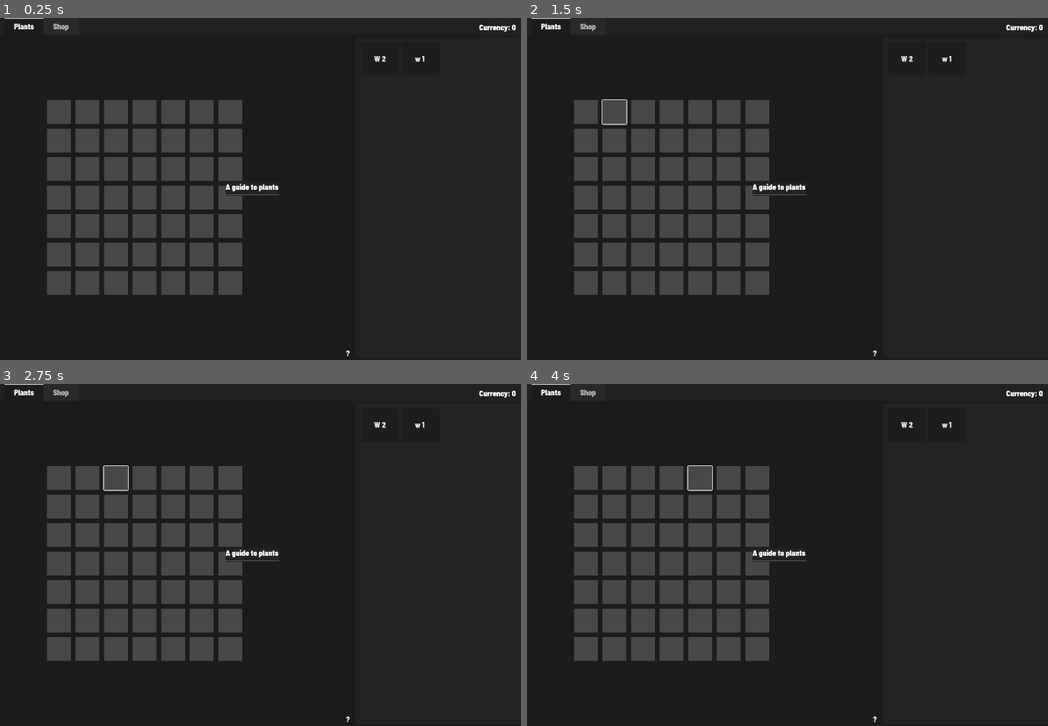
Above: before the commit, frames 1-4 (two rows, left to right).
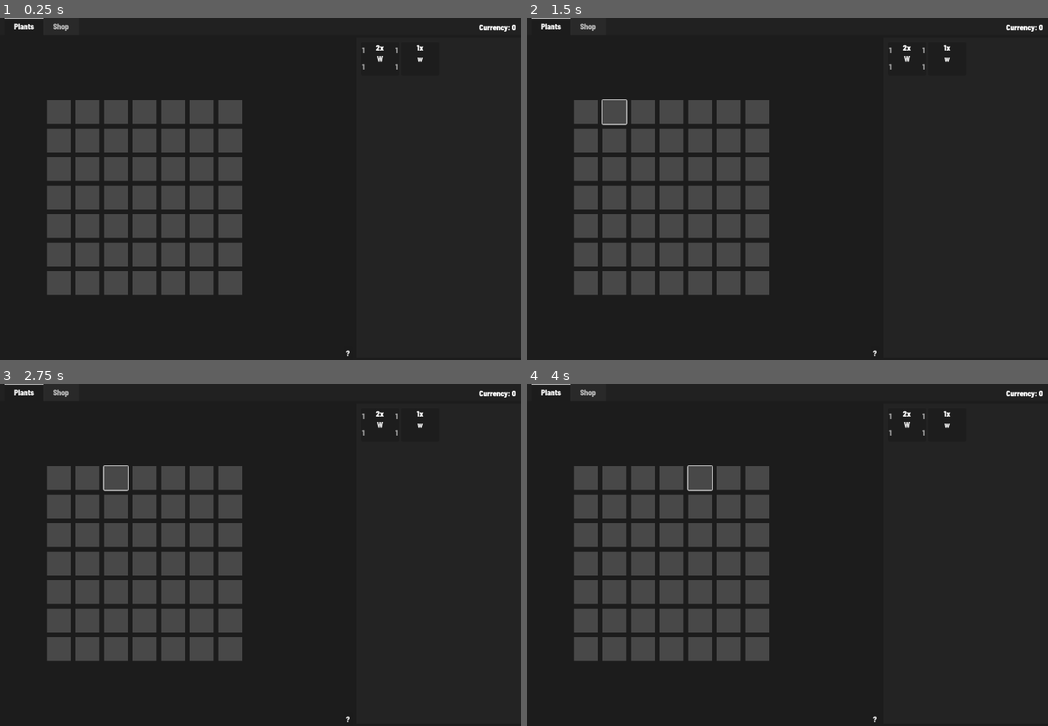
Above: after the commit, the same moments.

Repository: tylercchase/agricraft_godot
Game: Godot game, scene res://src/main.tscn
Same seed, same stepped clock (60 frames per second), same inputs: the game is played once before the commit and once after it. The engine's default icon, where the game draws it, is replaced by a stand-in: a white triangle on a blue panel in a dark square.
Inputs (mouse positions are in pixels of both pictures, inside the frame that each line leads up to):
- Up to frame 1 (0.25 s): no input
- Up to frame 2 (1.5 s): click (584, 113) at 0.5 s; click (615, 113) at 1.25 s
- Up to frame 3 (2.75 s): click (114, 479) at 2 s
- Up to frame 4 (4 s): click (672, 479) at 2.75 s; click (698, 479) at 3.5 s

The runs differ from the first frame. In frame 1, 0.3% of the frame differs, in the area x 43-82%, y 7-52%; in frame 2, 0.3%; in frame 3, 0.3%; in frame 4, 0.3%.

Commit message:
feat:  inventory slot preview for seeds

Diff:
--- /dev/null
+++ b/src/guides/guide_button.gd
@@ -0,0 +1 @@
+extends Node
--- a/src/main.tscn
+++ b/src/main.tscn
@@ -377,6 +377,7 @@
 offset_right = 300.0
 
 [node name="CenterContainer" type="CenterContainer" parent="."]
+visible = false
 layout_mode = 1
 anchors_preset = 15
 anchor_right = 1.0
--- a/src/sidebar/inventory/inventory_container.gd
+++ b/src/sidebar/inventory/inventory_container.gd
@@ -29,15 +29,16 @@
         var scene : Button = slot_scene.instantiate()
         container.add_child(scene)
         if item.item is Plant:
-            scene.text = item.item.display_character + " " + str(item.amount)
+            scene.text = item.item.display_character
             scene.mouse_entered.connect(Events.emit_tooltip_change.bind(Tooltip.Type.PLANT, item.item))
         elif item.item is InventoryItem:
-            scene.text = item.item.display_character + " " + str(item.amount) # have a better way of displaying count of items
+            scene.text = item.item.display_character # have a better way of displaying count of items
             scene.mouse_entered.connect(Events.emit_tooltip_change.bind(Tooltip.Type.ITEM, item.item))
         else:
-            scene.text = str(item.item) + " " + str(item.amount)
+            scene.text = str(item.item)
         scene.mouse_exited.connect(Events.emit_tooltip_change.bind(Tooltip.Type.NONE, null))
         scene.pressed.connect(_on_item_pressed.bind(item))
+        scene.setup(item)
 
 
 func _on_item_pressed(item):
--- /dev/null
+++ b/src/sidebar/inventory/inventory_slot.gd
@@ -0,0 +1,12 @@
+extends Button
+
+
+func setup(data: InventoryManager.ItemSlot):
+    if data.item is Plant:
+        var plant = data.item as Plant
+        %D1.text = str(plant.dominant_gene.bounty)
+        %D2.text = str(plant.dominant_gene.speed)
+        %R1.text = str(plant.recessive_gene.bounty)
+        %R2.text = str(plant.recessive_gene.speed)
+    %CountLabel.text = str(data.amount) + 'x'
+    text = data.item.display_character
--- a/src/sidebar/inventory/inventory_slot.tscn
+++ b/src/sidebar/inventory/inventory_slot.tscn
@@ -1,4 +1,6 @@
-[gd_scene format=3 uid="uid://b1gyh8b7rrw81"]
+[gd_scene load_steps=2 format=3 uid="uid://b1gyh8b7rrw81"]
+
+[ext_resource type="Script" uid="uid://nlum4sgjxwkv" path="res://src/sidebar/inventory/inventory_slot.gd" id="1_fk8av"]
 
 [node name="InventorySlot" type="Button"]
 custom_minimum_size = Vector2(80, 70)
@@ -10,3 +12,67 @@
 size_flags_horizontal = 4
 size_flags_vertical = 4
 text = "Test"
+script = ExtResource("1_fk8av")
+
+[node name="SeedStatContainer" type="MarginContainer" parent="."]
+layout_mode = 1
+anchors_preset = 15
+anchor_right = 1.0
+anchor_bottom = 1.0
+grow_horizontal = 2
+grow_vertical = 2
+mouse_filter = 2
+theme_override_constants/margin_left = 2
+theme_override_constants/margin_top = 2
+theme_override_constants/margin_right = 2
+theme_override_constants/margin_bottom = 2
+
+[node name="HBoxContainer" type="HBoxContainer" parent="SeedStatContainer"]
+layout_mode = 2
+mouse_filter = 2
+
+[node name="VBoxContainer" type="VBoxContainer" parent="SeedStatContainer/HBoxContainer"]
+layout_mode = 2
+mouse_filter = 2
+
+[node name="D1" type="Label" parent="SeedStatContainer/HBoxContainer/VBoxContainer"]
+unique_name_in_owner = true
+layout_mode = 2
+size_flags_vertical = 7
+theme_override_colors/font_color = Color(0.796078, 0.796078, 0.796078, 0.72549)
+vertical_alignment = 1
+
+[node name="D2" type="Label" parent="SeedStatContainer/HBoxContainer/VBoxContainer"]
+unique_name_in_owner = true
+layout_mode = 2
+size_flags_vertical = 7
+theme_override_colors/font_color = Color(0.796078, 0.796078, 0.796078, 0.72549)
+vertical_alignment = 1
+
+[node name="Control" type="VBoxContainer" parent="SeedStatContainer/HBoxContainer"]
+layout_mode = 2
+size_flags_horizontal = 3
+mouse_filter = 2
+
+[node name="CountLabel" type="Label" parent="SeedStatContainer/HBoxContainer/Control"]
+unique_name_in_owner = true
+layout_mode = 2
+text = "1"
+horizontal_alignment = 1
+
+[node name="VBoxContainer3" type="VBoxContainer" parent="SeedStatContainer/HBoxContainer"]
+layout_mode = 2
+
+[node name="R1" type="Label" parent="SeedStatContainer/HBoxContainer/VBoxContainer3"]
+unique_name_in_owner = true
+layout_mode = 2
+size_flags_vertical = 7
+theme_override_colors/font_color = Color(0.796078, 0.796078, 0.796078, 0.72549)
+vertical_alignment = 1
+
+[node name="R2" type="Label" parent="SeedStatContainer/HBoxContainer/VBoxContainer3"]
+unique_name_in_owner = true
+layout_mode = 2
+size_flags_vertical = 7
+theme_override_colors/font_color = Color(0.796078, 0.796078, 0.796078, 0.72549)
+vertical_alignment = 1
Not shown, added: src/guides/guide_button.gd.uid
Not shown, added: src/sidebar/inventory/inventory_slot.gd.uid
